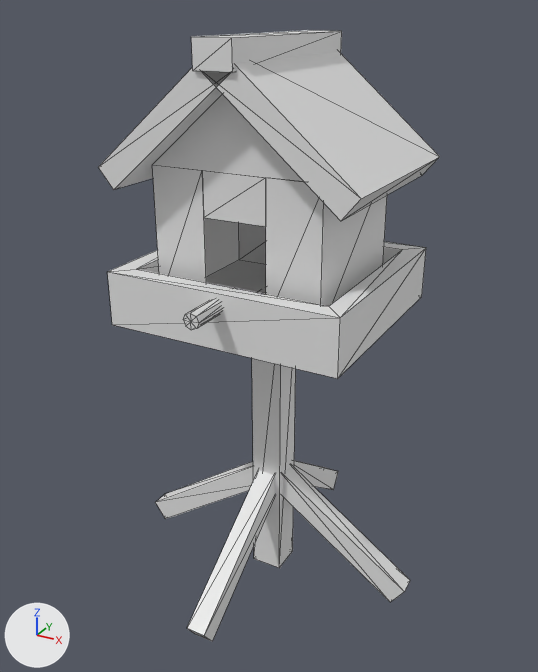
The glTF model apps/garden/public/assets/models/BirdHouse.glb, before and after one commit.
Both versions are drawn from a camera (50 mm lens) standing at (0.743, -1.376, 1.311) and looking at (-0.009, -0.008, 0.627). The axes (+X, +Y, +Z) are drawn at lower left. The lights are the same throughout. The first picture is the older version. Mesh edges are drawn as thin lines. Where no turn or scale is listed for an object, it has been applied to the vertices.

The older version as bpy lines, for what is in view:
```python
ob_birdhouse_angled_supports = bpy.data.objects.new('Birdhouse_Angled_Supports', me_birdhouse_angled_supports)
ob_birdhouse_angled_supports.location = (0.0, 0.0, -0.15)
ob_birdhouse_cabin_walls = bpy.data.objects.new('Birdhouse_Cabin_Walls', me_birdhouse_cabin_walls)
ob_birdhouse_cabin_walls.location = (0.0, 0.0, 0.0)
ob_birdhouse_center_post = bpy.data.objects.new('Birdhouse_Center_Post', me_birdhouse_center_post_001)
ob_birdhouse_center_post.location = (0.0, 0.0, -0.15)
ob_birdhouse_perch = bpy.data.objects.new('Birdhouse_Perch', me_birdhouse_perch)
ob_birdhouse_perch.location = (0.0, 0.0, -0.15)
ob_birdhouse_ridge_cap = bpy.data.objects.new('Birdhouse_Ridge_Cap', me_birdhouse_ridge_cap)
ob_birdhouse_ridge_cap.location = (0.0, 0.0, -0.15)
ob_birdhouse_roof_panels = bpy.data.objects.new('Birdhouse_Roof_Panels', me_birdhouse_roof_panels)
ob_birdhouse_roof_panels.location = (0.0, 0.0, -0.15)
ob_birdhouse_upper_platform = bpy.data.objects.new('Birdhouse_Upper_Platform', me_birdhouse_upper_platform_001)
ob_birdhouse_upper_platform.location = (0.0, 0.0, -0.15)
```
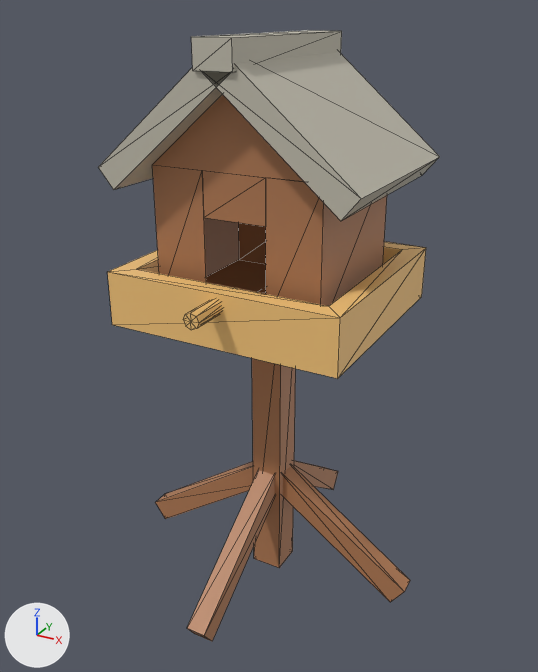
Where the newer file only moved an object's origin or applied its transform, the numbers keep the older frame.

The change in detail:
Material 'BH_flat_dark_wood' (mat_bh_flat_dark_wood) changes colour from white #e7e7e7 to orange #b37c55; in linear values from (0.8, 0.8, 0.8) to (0.45, 0.2, 0.09).
Material 'BH_flat_light_wood' (mat_bh_flat_light_wood) changes colour from white #e7e7e7 to orange #f9c87c; in linear values from (0.8, 0.8, 0.8) to (0.95, 0.58, 0.2).
Material 'BH_flat_warm_gray_roof' (mat_bh_flat_warm_gray_roof) changes colour from white #e7e7e7 to light grey #c4bfaf; in linear values from (0.8, 0.8, 0.8) to (0.55, 0.52, 0.43).

Changed parts and their boxes (x1, y1, x2, y2) in the pictures (538 x 672 px):
'Birdhouse_Cabin_Walls', recoloured (white to orange): (152, 95, 387, 306) in both
'Birdhouse_Roof_Panels', recoloured (white to light grey): (98, 52, 440, 221) in both
'Birdhouse_Upper_Platform', recoloured (white to orange): (108, 242, 426, 378) in both
'Birdhouse_Angled_Supports', recoloured (white to orange): (155, 460, 410, 641) in both
'Birdhouse_Center_Post', recoloured (white to orange): (252, 358, 296, 568) in both
'Birdhouse_Ridge_Cap', recoloured (white to light grey): (191, 30, 342, 72) in both
'Birdhouse_Perch', recoloured (white to orange): (183, 299, 222, 330) in both
